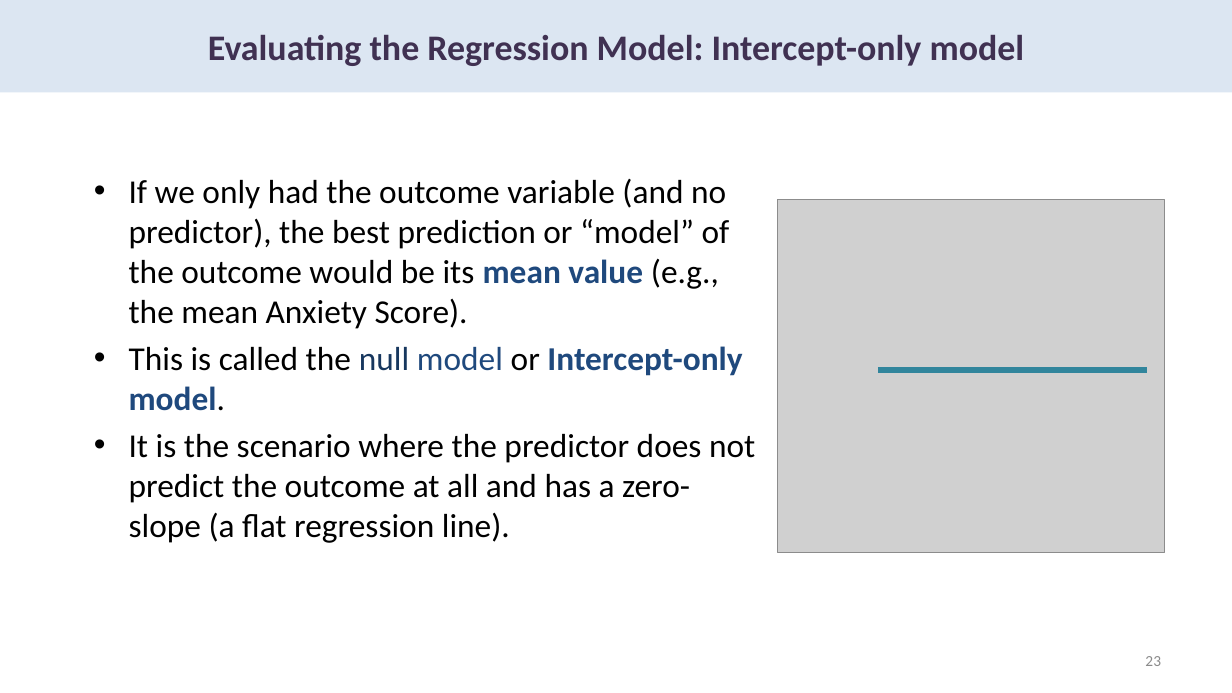
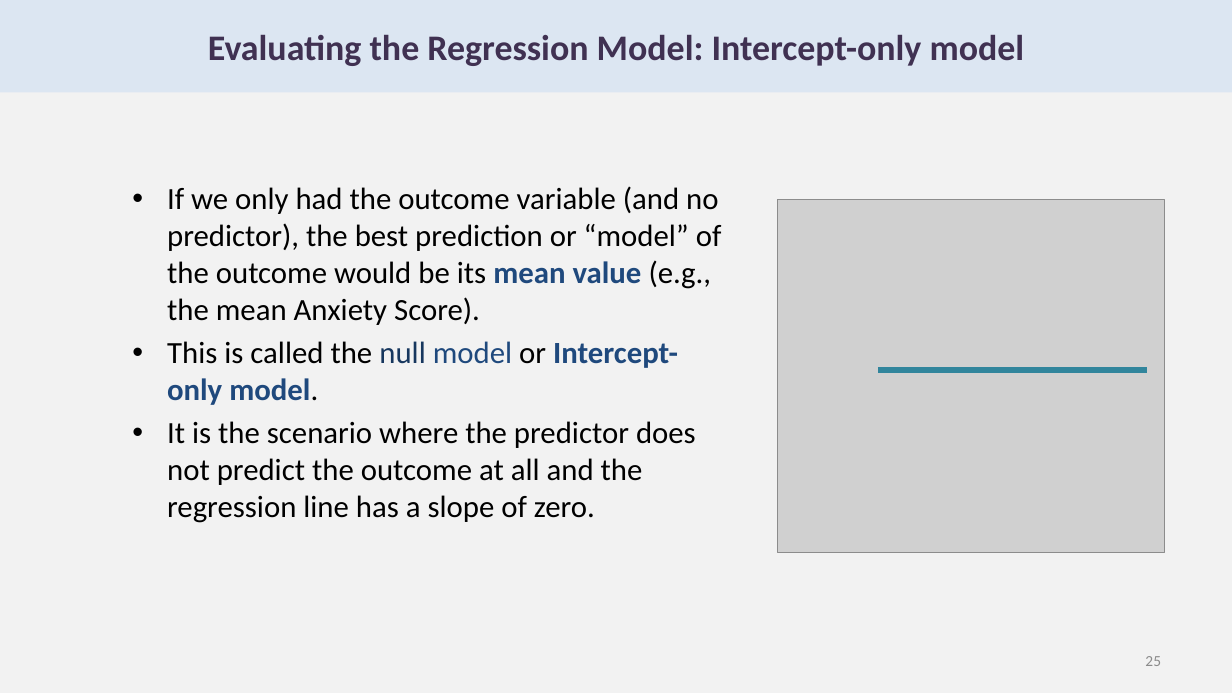
Before and after one commit to chrisjberry/datafluencyCB, a slide deck: slide 25 of docs/slides/PSYC753_L1_SimpleRegression.pptx (slide 23 before the commit). Drawn at 1232x693 pixels with LibreOffice and Linux fonts; fonts in the diff are those of the drawing; grey boxes stand for pictures. Boxes give left, top, right and bottom in pixels: in the first picture for what was removed or moved away, otherwise in the second. Text is boxed around its words. In the diff, an @@ line names an element or a change of style, - is before the commit and + after.

```diff
--- a/docs/slides/PSYC753_L1_SimpleRegression.pptx
+++ b/docs/slides/PSYC753_L1_SimpleRegression.pptx
@@ background #FFFFFF to #F2F2F2 @@
@@ text "If we only had the ...": place and size @@
-text "If we only had the ..." at (129,179,755,543)
+text "If we only had the ..." at (167,186,722,523)
@@ text at (167,186,722,405): size 26 to 24 pt in "If we only had the outcome variable ...", "This is called the null model or ..." @@
@@ text at (167,421,696,523): text changed; size 26 to 24 pt @@
-• It is the scenario where the predictor does not predict the outcome at all and has a zero-slope (a flat regression line).
+• It is the scenario where the predictor does not predict the outcome at all and the regression line has a slope of zero.
@@ page number at (1145,656,1161,666): text changed @@
-23
+25
```
Also in this commit, not shown: 24 other slides changed, 3 slides added, 13 other files.
